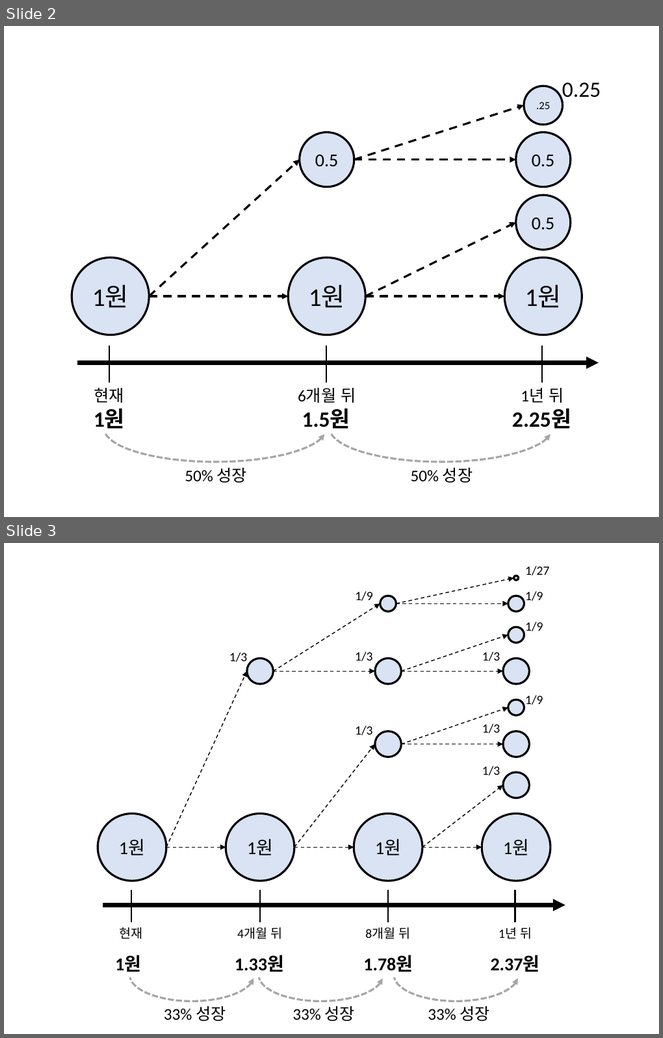
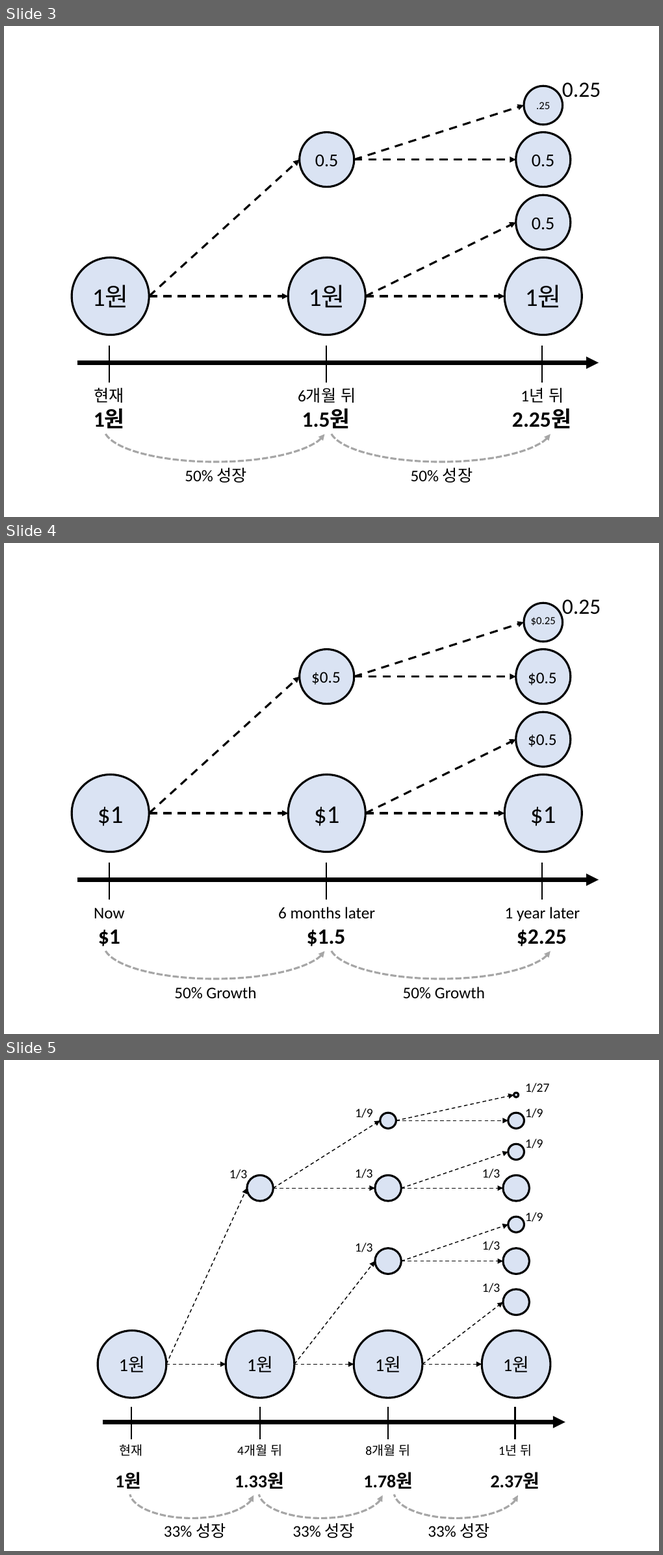
Before and after one commit to answeredbyablemind/answeredbyablemind.github.io, a slide deck: pics/2019-09-04_natural_number_e/pics.pptx. Shown one above the other, each under a label of ours: slides 2 and 3 before the commit, slides 3, 4 and 5 after it. The pictures are 663x1038 and 663x1555 pixels, drawn with LibreOffice and Linux fonts; fonts in the diff are those of the drawing. Boxes give left, top, right and bottom in pixels: in the first picture for what was removed or moved away, otherwise in the second. Text is boxed around its words. In the diff, an @@ line names an element or a change of style, - is before the commit and + after.

```diff
--- a/pics/2019-09-04_natural_number_e/pics.pptx
+++ b/pics/2019-09-04_natural_number_e/pics.pptx
@@ slide 4 added at bbox=[4, 543, 659, 1034], background #FFFFFF @@
@@ text added at bbox=[562, 600, 601, 620], 24 pt, text #000000 @@
+0.25
@@ ellipse added at bbox=[524, 603, 563, 642], fill #DAE3F3, outline #000000 2.25 pt @@
@@ text added at bbox=[531, 617, 556, 626], 12 pt, text #000000 @@
+$0.25
@@ arrow added from (354, 677) to (524, 622), #000000 2.25 pt dashed @@
@@ ellipse added at bbox=[300, 649, 354, 704], fill #DAE3F3, outline #000000 2.25 pt @@
@@ ellipse added at bbox=[516, 649, 570, 704], fill #DAE3F3, outline #000000 2.25 pt @@
@@ arrow added from (149, 813) to (300, 677), #000000 2.25 pt dashed @@
@@ text added at bbox=[311, 672, 341, 685], 18 pt, text #000000 @@
+$0.5
@@ arrow added from (354, 677) to (516, 677), #000000 2.25 pt dashed @@
@@ text added at bbox=[528, 672, 557, 685], 18 pt, text #000000 @@
+$0.5
@@ ellipse added at bbox=[516, 712, 570, 767], fill #DAE3F3, outline #000000 2.25 pt @@
@@ text added at bbox=[528, 734, 557, 747], 18 pt, text #000000 @@
+$0.5
@@ arrow added from (365, 813) to (516, 739), #000000 2.25 pt dashed @@
@@ ellipse added at bbox=[72, 775, 149, 852], fill #DAE3F3, outline #000000 2.25 pt, 28 pt, text #000000 @@
+$1
@@ ellipse added at bbox=[288, 775, 365, 852], fill #DAE3F3, outline #000000 2.25 pt, 28 pt, text #000000 @@
+$1
@@ ellipse added at bbox=[504, 775, 582, 852], fill #DAE3F3, outline #000000 2.25 pt, 28 pt, text #000000 @@
+$1
@@ arrow added from (149, 813) to (288, 813), #000000 2.25 pt dashed @@
@@ arrow added from (365, 813) to (504, 813), #000000 2.25 pt dashed @@
@@ line added from (109, 863) to (109, 899), #000000 1.5 pt @@
@@ line added from (326, 863) to (326, 899), #000000 1.5 pt @@
@@ line added from (542, 863) to (542, 899), #000000 1.5 pt @@
@@ arrow added from (77, 880) to (599, 880), #000000 4.5 pt @@
@@ text added at bbox=[94, 908, 124, 919], 18 pt, text #000000 @@
+Now
@@ arc (boxed as its full ellipse) added at bbox=[103, 911, 326, 979], outline #A6A6A6 2.25 pt dashed @@
@@ text added at bbox=[278, 907, 375, 919], 18 pt, text #000000 @@
+6 months later
@@ arc (boxed as its full ellipse) added at bbox=[330, 911, 553, 979], outline #A6A6A6 2.25 pt dashed @@
@@ text added at bbox=[505, 907, 580, 921], 18 pt, text #000000 @@
+1 year later
@@ text added at bbox=[98, 930, 120, 947], 24 pt, text #000000, bold @@
+$1
@@ text added at bbox=[307, 930, 346, 947], 24 pt, text #000000, bold @@
+$1.5
@@ text added at bbox=[517, 930, 567, 947], 24 pt, text #000000, bold @@
+$2.25
@@ text added at bbox=[174, 987, 256, 999], 18 pt, text #000000 @@
+50% Growth
@@ text added at bbox=[403, 987, 485, 999], 18 pt, text #000000 @@
+50% Growth
@@ what was slide 2 is now slide 3 @@
@@ what was slide 3 is now slide 5 @@
```
Also in this commit, not shown: 3 other slides added, 9 other files.
